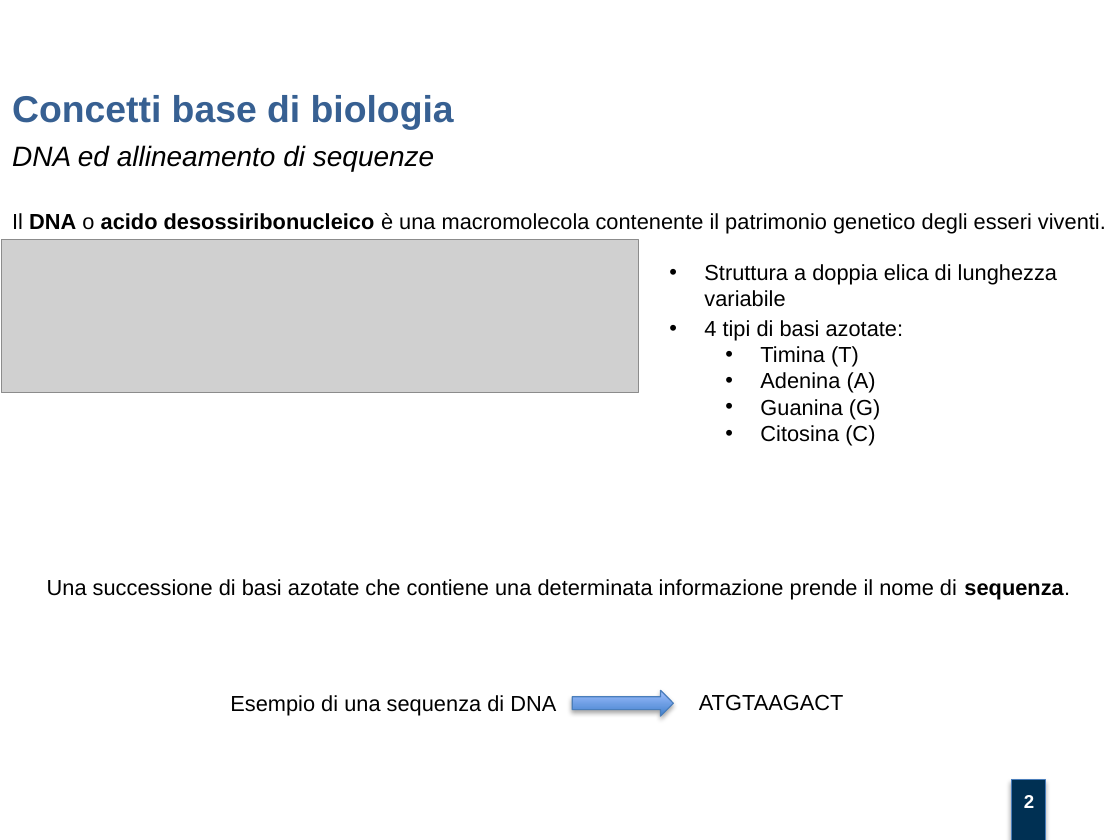
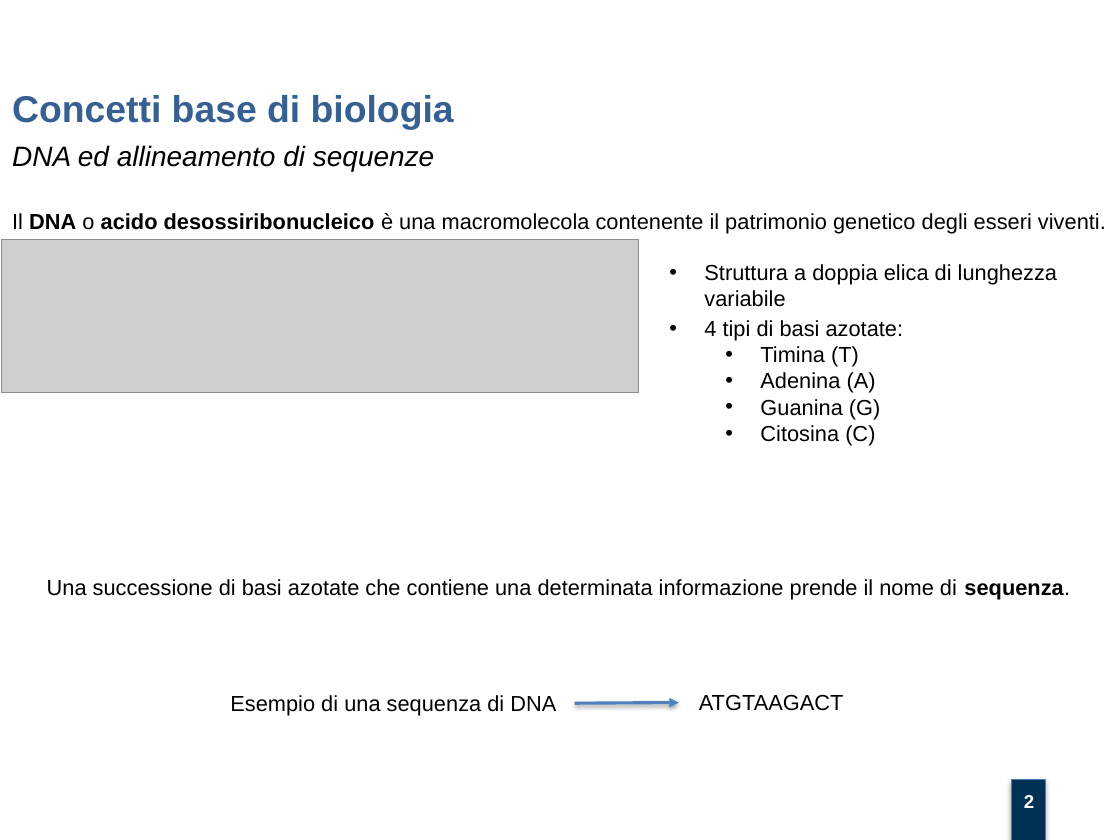
Before and after one commit to mtortoli/Thesis, a slide deck: slide 2 of Discussione Laurea/Slides.pptx. Drawn at 1120x840 pixels with LibreOffice and Linux fonts; fonts in the diff are those of the drawing; grey boxes stand for pictures; background and template pictures are left out. Boxes give left, top, right and bottom in pixels: in the first picture for what was removed or moved away, otherwise in the second. Text is boxed around its words. In the diff, an @@ line names an element or a change of style, - is before the commit and + after.

```diff
--- a/Discussione Laurea/Slides.pptx
+++ b/Discussione Laurea/Slides.pptx
@@ right arrow removed at bbox=[572, 690, 673, 716] @@
@@ arrow added from (575, 703) to (679, 702), #4F81BD 2 pt @@
```
Also in this commit, not shown: 2 other slides changed, 2 slides added, 2 slides removed, 1 other file.
